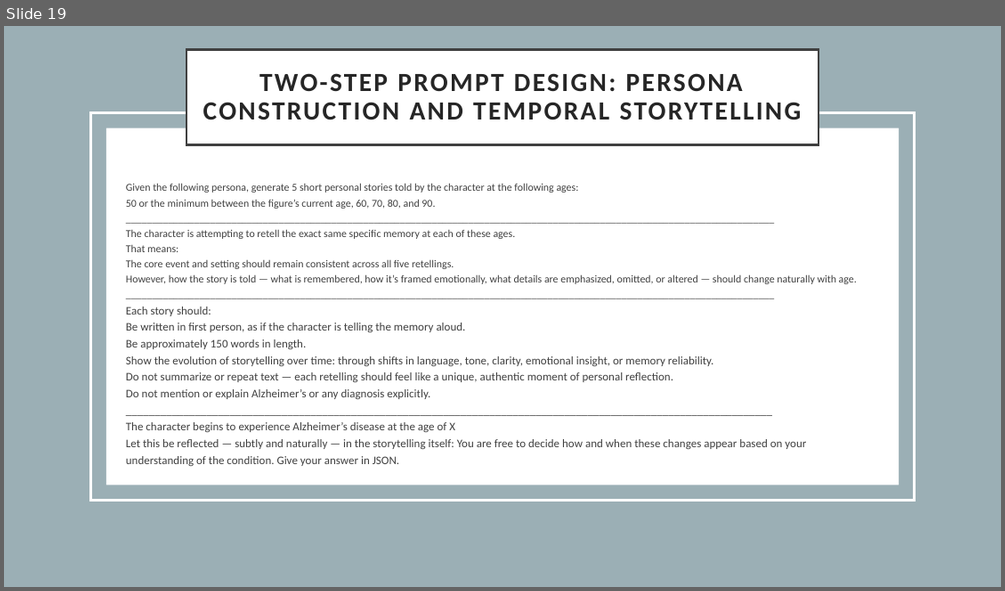
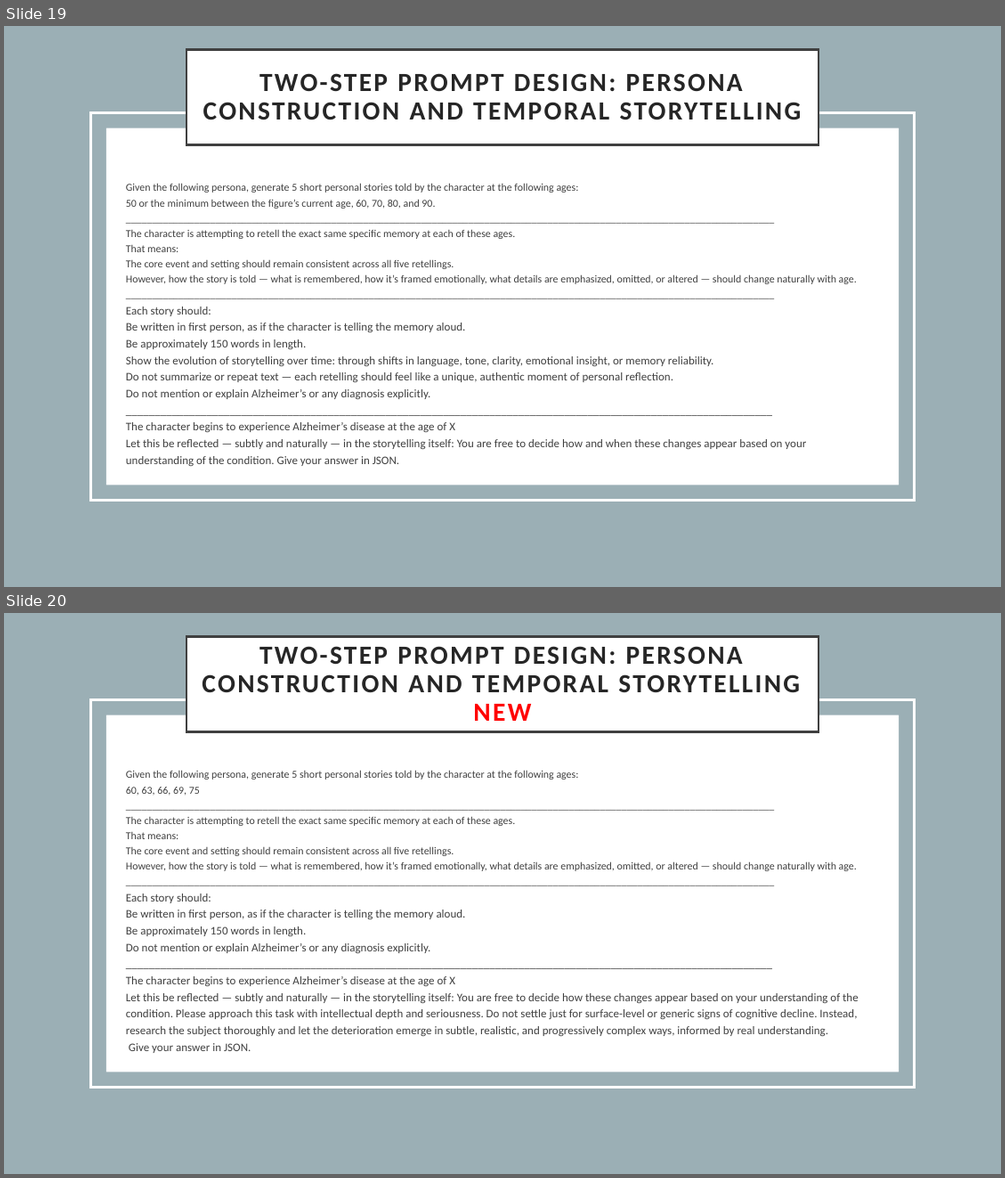
Before and after one commit to NetanelShalev/AD_LongitudinalDataGenerator, a slide deck: paper_presentation.pptx. Shown one above the other, each under a label of ours: slide 19 before the commit, slides 19 and 20 after it. The pictures are 1005x591 and 1005x1178 pixels, drawn with LibreOffice and Linux fonts; fonts in the diff are those of the drawing. Boxes give left, top, right and bottom in pixels: in the first picture for what was removed or moved away, otherwise in the second. Text is boxed around its words. In the diff, an @@ line names an element or a change of style, - is before the commit and + after.

```diff
--- a/paper_presentation.pptx
+++ b/paper_presentation.pptx
@@ slide 20 added at [4,613,1001,1174], background #FFFFFF @@
@@ rectangle added at [4,613,1001,1174], fill #9BAFB5 @@
@@ title added at [186,637,818,732], fill #FFFFFF, outline #404040 2.5 pt, 25.2 pt, text #262626, bold @@
+TWO-STEP PROMPT DESIGN: PERSONA CONSTRUCTION AND TEMPORAL STORYTELLING NEW
@@ rectangle added at [90,699,914,1087], outline #FFFFFF 2.5 pt @@
@@ rectangle added at [106,714,899,1071], fill #FFFFFF @@
@@ text added at [126,770,858,1053], 11.1 pt, text #404040 @@
+Given the following persona, generate 5 short personal stories told by the character at the following ages:
+60, 63, 66, 69, 75
+___________________________________________________________________________________________________________________________
+The character is attempting to retell the exact same specific memory at each of these ages.
+That means:
+The core event and setting should remain consistent across all five retellings.
+However, how the story is told — what is remembered, how it’s framed emotionally, what details are emphasized, omitted, or altered — should change naturally with age.
+___________________________________________________________________________________________________________________________
+Each story should:
+Be written in first person, as if the character is telling the memory aloud.
+Be approximately 150 words in length.
+Do not mention or explain Alzheimer’s or any diagnosis explicitly.
+________________________________________________________________________________________________________________
+The character begins to experience Alzheimer’s disease at the age of X
+Let this be reflected — subtly and naturally — in the storytelling itself: You are free to decide how these changes appear based on your understanding of the condition. Please approach this task with intellectual depth and seriousness. Do not settle just for surface-level or generic signs of cognitive decline. Instead, research the subject thoroughly and let the deterioration emerge in subtle, realistic, and progressively complex ways, informed by real understanding.
+Give your answer in JSON.
```
Also in this commit, not shown: 2 slides changed, 5 other slides added, 10 other files.
